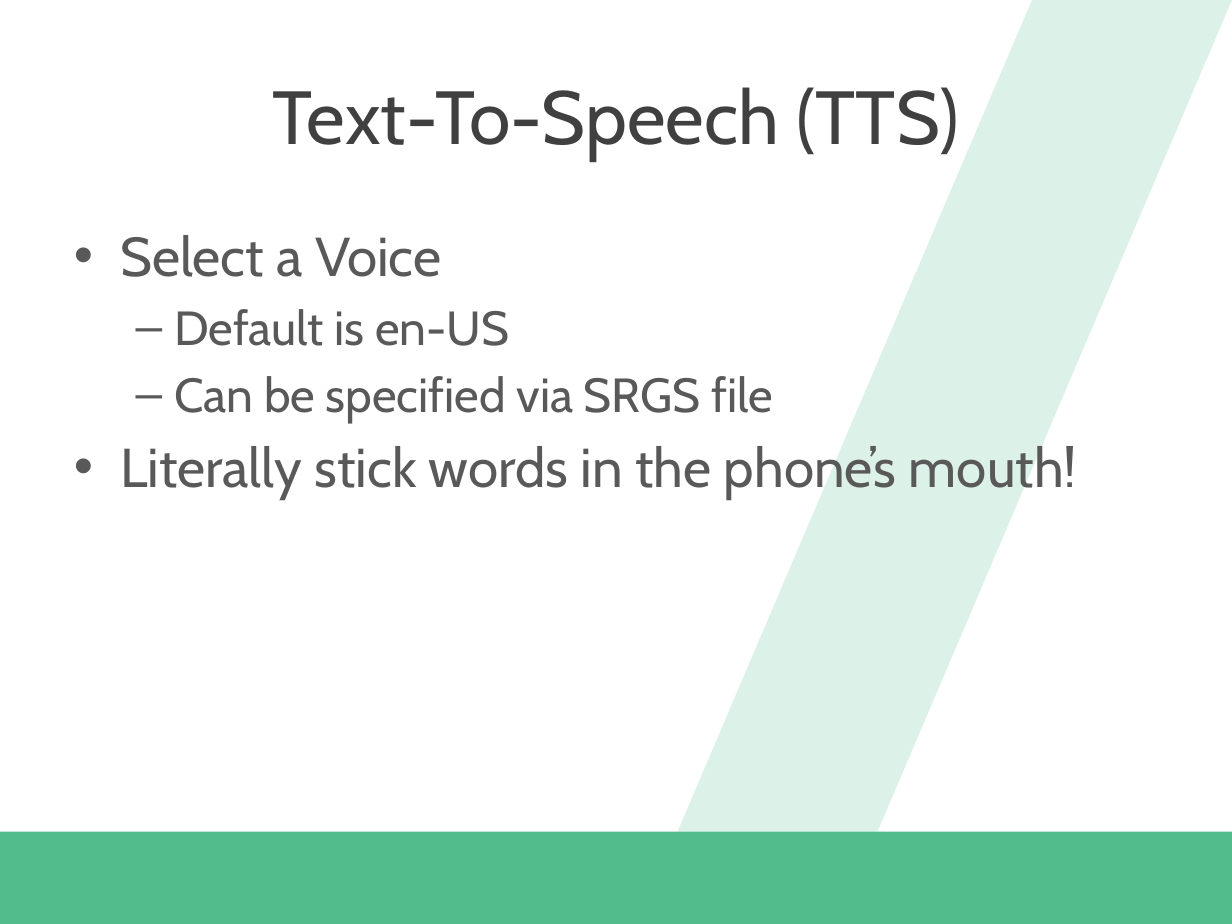
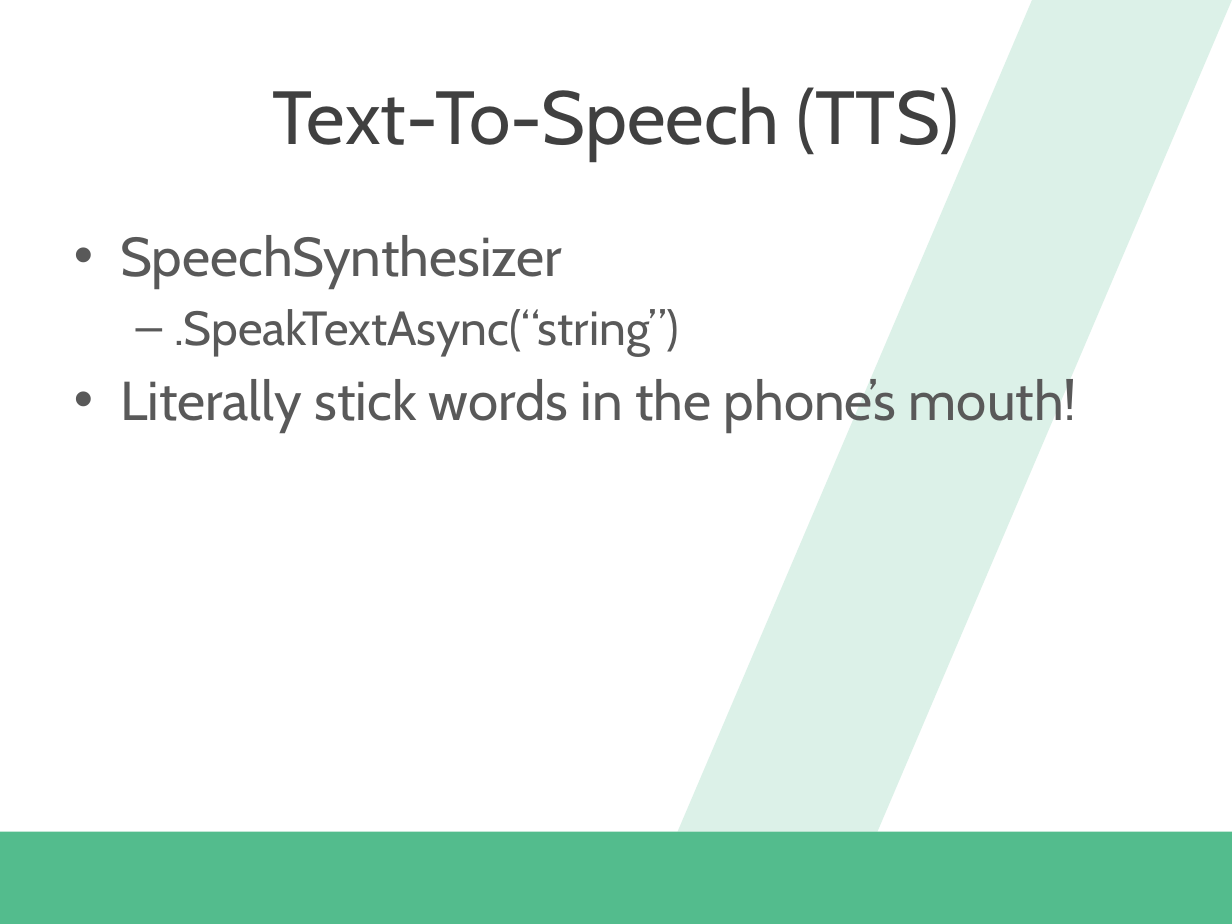
Before and after one commit to dannydwarren/CrawlWalkTalk, a slide deck: slide 7 of Crawl Walk Talk_Windows Phone 8.1 App Lifecycle and Speech API.pptx. Drawn at 1232x924 pixels with LibreOffice and Linux fonts; fonts in the diff are those of the drawing; background and template pictures are left out. Boxes give left, top, right and bottom in pixels: in the first picture for what was removed or moved away, otherwise in the second. Text is boxed around its words. In the diff, an @@ line names an element or a change of style, - is before the commit and + after.

```diff
--- a/Crawl Walk Talk_Windows Phone 8.1 App Lifecycle and Speech API.pptx
+++ b/Crawl Walk Talk_Windows Phone 8.1 App Lifecycle and Speech API.pptx
@@ text at bbox=[120, 235, 679, 356]: text changed @@
-• Select a Voice
-  – Default is en-US
-  – Can be specified via SRGS file
+• SpeechSynthesizer
+  – .SpeakTextAsync(“string”)
```
Also in this commit, not shown: 3 other slides changed.
